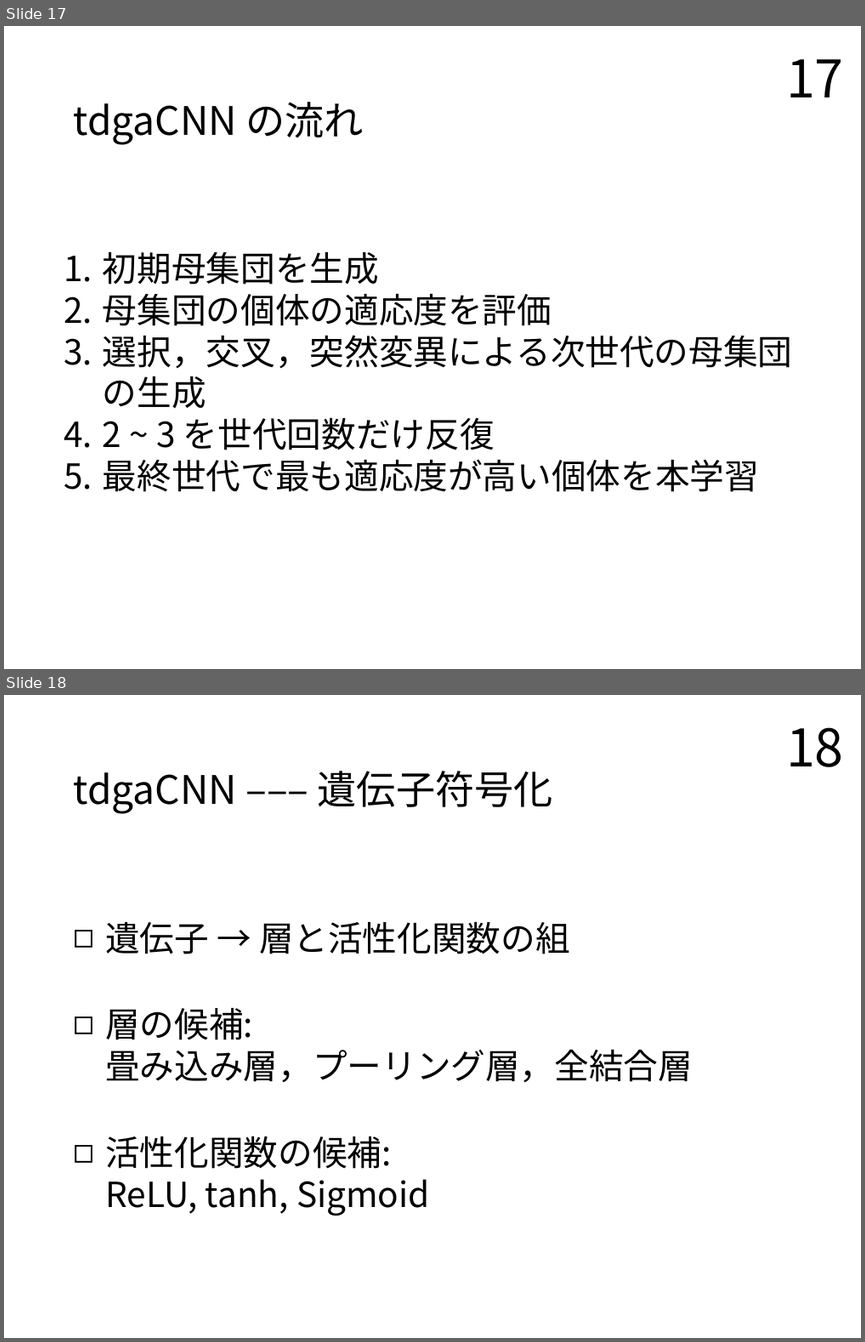
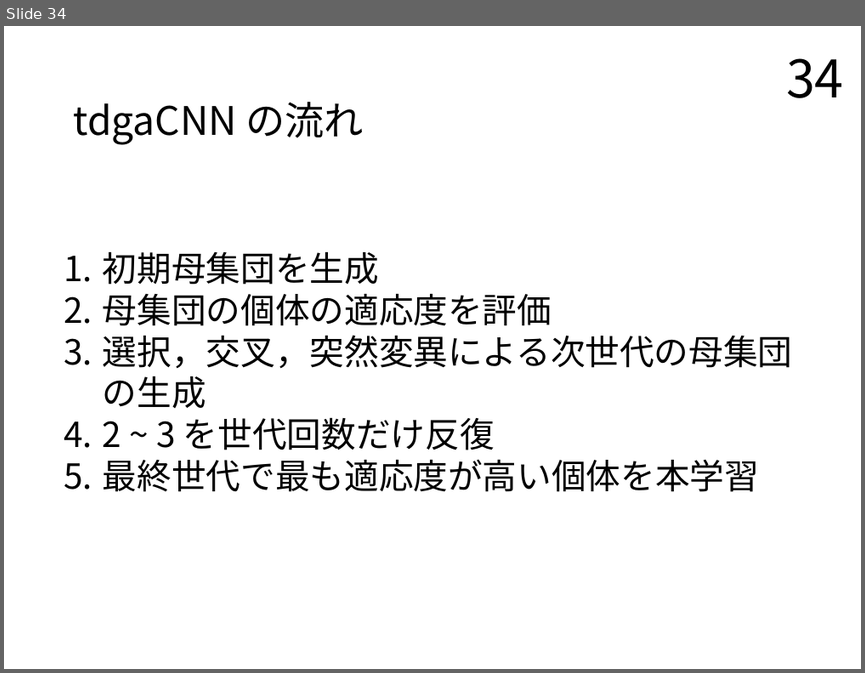
Before and after one commit to TairaTomotaka/kadai, a slide deck: prsn/20230124_prsn_taira.pptx. Shown one above the other, each under a label of ours: slides 17 and 18 before the commit, slide 34 after it. The pictures are 865x1342 and 865x673 pixels, drawn with LibreOffice and Linux fonts; fonts in the diff are those of the drawing. Boxes give left, top, right and bottom in pixels: in the first picture for what was removed or moved away, otherwise in the second. Text is boxed around its words. In the diff, an @@ line names an element or a change of style, - is before the commit and + after.

```diff
--- a/prsn/20230124_prsn_taira.pptx
+++ b/prsn/20230124_prsn_taira.pptx
@@ slide 18 removed at [4,695,861,1338], background #FFFFFF @@
@@ page number removed at [786,727,844,767] @@
-18
@@ title removed at [73,771,553,814] @@
-tdgaCNN ––– 遺伝子符号化
@@ text removed at [105,921,570,954] @@
-◻ 遺伝子 → 層と活性化関数の組
@@ text removed at [105,1008,692,1082] @@
-◻ 層の候補:
-  畳み込み層，プーリング層，全結合層
@@ text removed at [105,1135,430,1215] @@
-◻ 活性化関数の候補:
-  ReLU, tanh, Sigmoid
@@ what was slide 17 is now slide 34 @@
@@ page number at [786,58,844,98]: text changed @@
-17
+34
```
Also in this commit, not shown: 5 slides changed, 6 other files.
